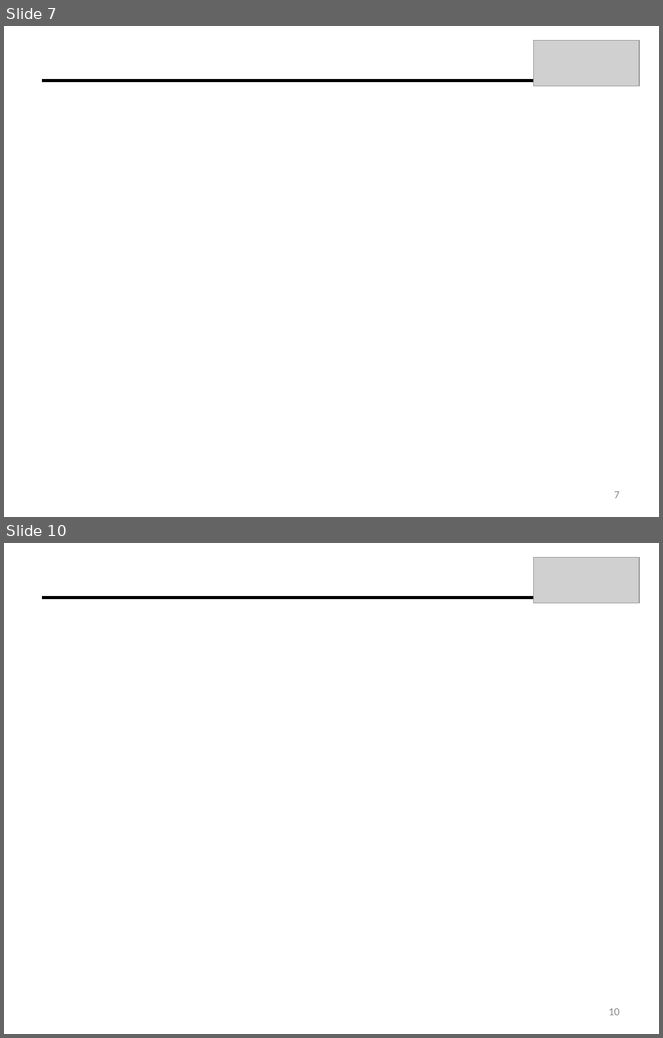
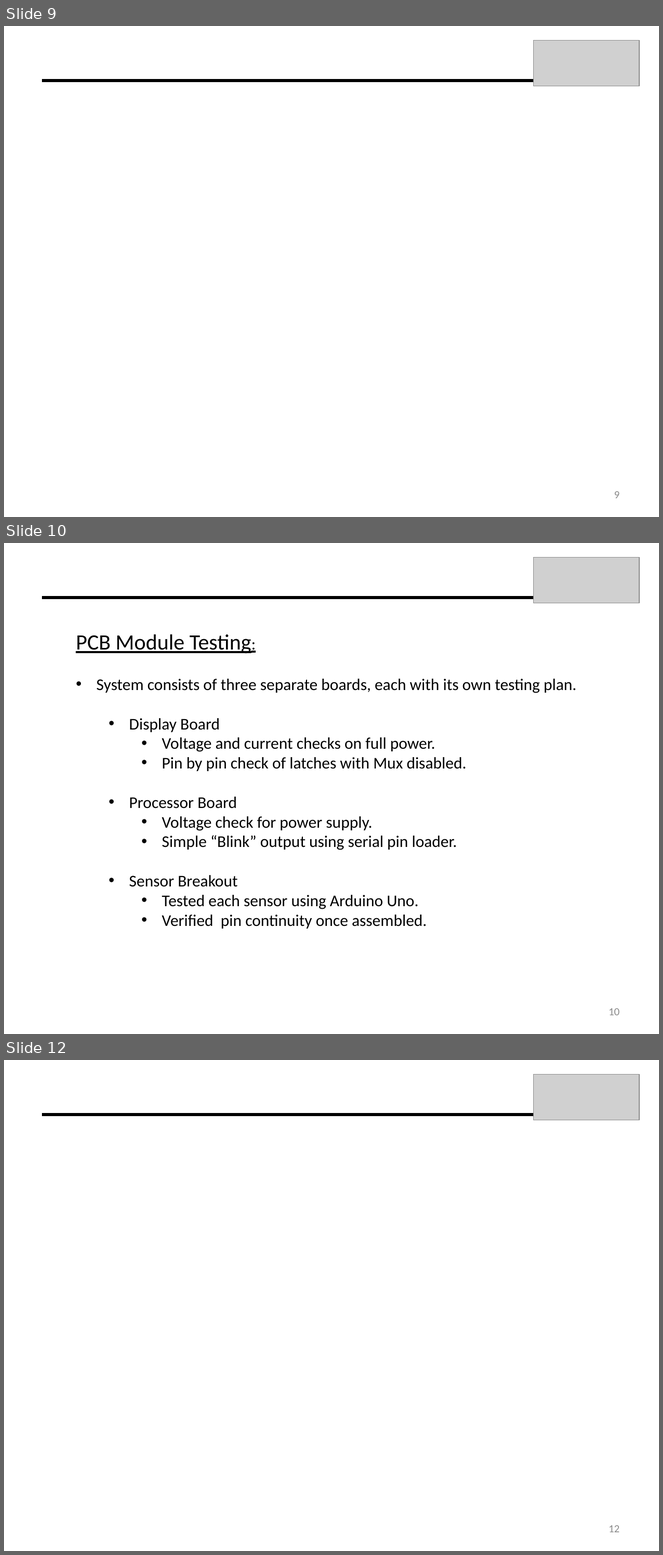
Before and after one commit to dfrister/Practicum2014, a slide deck: Presentation/T04_Presentation.pptx. Shown one above the other, each under a label of ours: slides 7 and 10 before the commit, slides 9, 10 and 12 after it; the slides between them are not shown. The pictures are 663x1038 and 663x1555 pixels, drawn with LibreOffice and Linux fonts; fonts in the diff are those of the drawing; grey boxes stand for pictures. Boxes give left, top, right and bottom in pixels: in the first picture for what was removed or moved away, otherwise in the second. Text is boxed around its words. In the diff, an @@ line names an element or a change of style, - is before the commit and + after.

```diff
--- a/Presentation/T04_Presentation.pptx
+++ b/Presentation/T04_Presentation.pptx
@@ slide 10 added at [4,543,659,1034], background #FFFFFF @@
@@ picture added at [533,558,639,603] @@
@@ line added from (533, 598) to (42, 598), #000000 3 pt @@
@@ text added at [76,634,577,929], 18 pt, text #000000 @@
+PCB Module Testing:
+• System consists of three separate boards, each with its own testing plan.
+  • Display Board
+    • Voltage and current checks on full power.
+    • Pin by pin check of latches with Mux disabled.
+  • Processor Board
+    • Voltage check for power supply.
+    • Simple “Blink” output using serial pin loader.
+  • Sensor Breakout
+    • Tested each sensor using Arduino Uno.
+    • Verified pin continuity once assembled.
@@ page number added at [609,1008,620,1016], 12 pt, text #8C8C8C @@
+10
@@ what was slide 7 is now slide 9 @@
@@ page number at [614,491,620,499]: text changed @@
-7
+9
@@ what was slide 10 is now slide 12 @@
@@ page number at [609,1525,620,1533]: text changed @@
-10
+12
```
Also in this commit, not shown: 2 slides changed, 3 other slides added, 2 slides removed.
